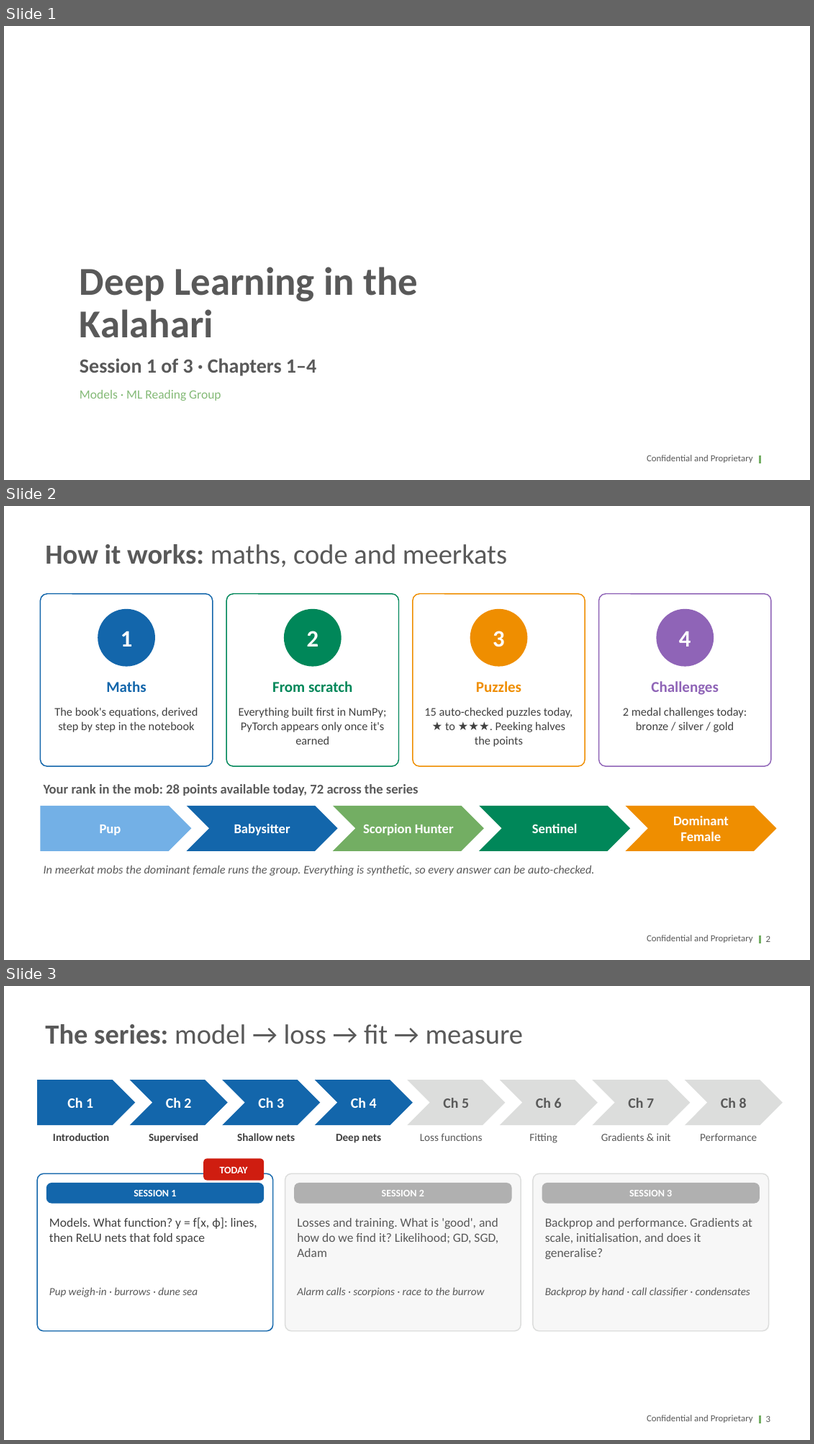
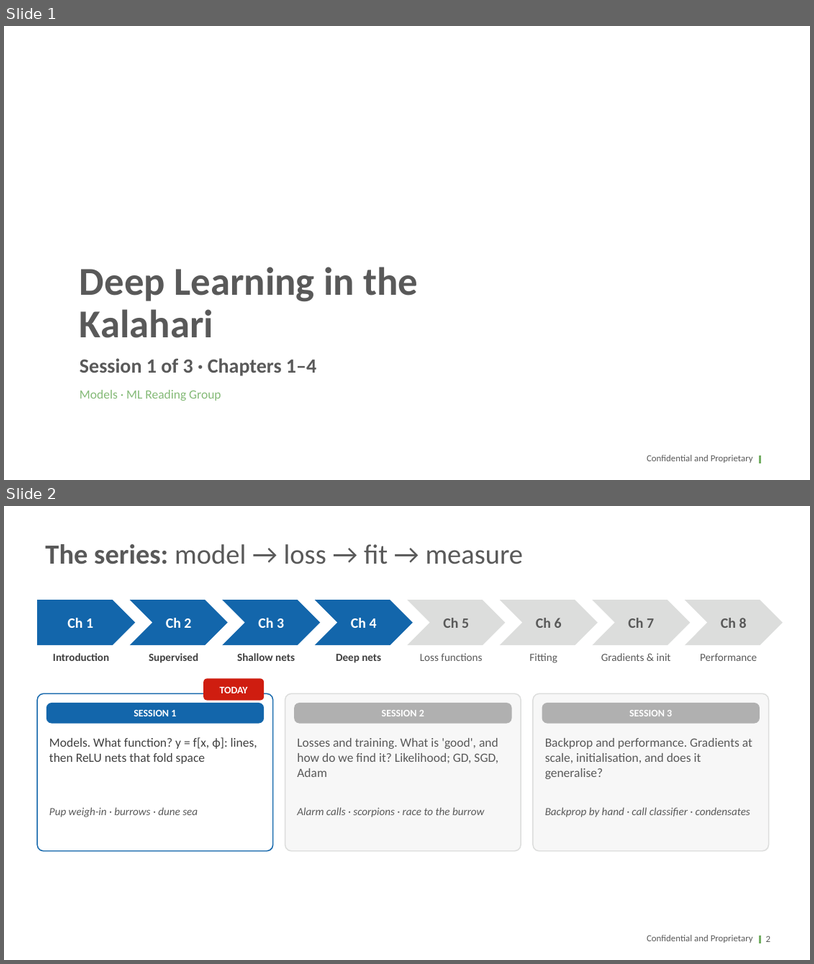
Before and after one commit to transitionbio/udl-ch1-8-tutorial, a slide deck: slides/TBio_UDL_S1_Models_Ch1-4.pptx. Shown one above the other, each under a label of ours: slides 1, 2 and 3 before the commit, slides 1 and 2 after it. The pictures are 814x1444 and 814x964 pixels, drawn with LibreOffice and Linux fonts; fonts in the diff are those of the drawing; background and template pictures are left out. Boxes give left, top, right and bottom in pixels: in the first picture for what was removed or moved away, otherwise in the second. Text is boxed around its words. In the diff, an @@ line names an element or a change of style, - is before the commit and + after.

```diff
--- a/slides/TBio_UDL_S1_Models_Ch1-4.pptx
+++ b/slides/TBio_UDL_S1_Models_Ch1-4.pptx
@@ slide 2 removed at (x1=4, y1=506, x2=810, y2=960), background #FFFFFF; not listed: 3 template elements that a slide beside it also shows @@
@@ title removed at (x1=45, y1=544, x2=507, y2=567) @@
-How it works: maths, code and meerkats
@@ rounded rectangle removed at (x1=40, y1=594, x2=213, y2=766) @@
@@ ellipse removed at (x1=98, y1=609, x2=155, y2=667) @@
-1
@@ rounded rectangle removed at (x1=226, y1=594, x2=399, y2=766) @@
@@ ellipse removed at (x1=284, y1=609, x2=342, y2=667) @@
-2
@@ rounded rectangle removed at (x1=413, y1=594, x2=585, y2=766) @@
@@ ellipse removed at (x1=471, y1=609, x2=528, y2=667) @@
-3
@@ rounded rectangle removed at (x1=599, y1=594, x2=772, y2=766) @@
@@ ellipse removed at (x1=657, y1=609, x2=714, y2=667) @@
-4
@@ text removed at (x1=106, y1=681, x2=146, y2=692) @@
-Maths
@@ text removed at (x1=273, y1=681, x2=352, y2=692) @@
-From scratch
@@ text removed at (x1=476, y1=681, x2=522, y2=692) @@
-Puzzles
@@ text removed at (x1=651, y1=681, x2=718, y2=695) @@
-Challenges
@@ text removed at (x1=54, y1=707, x2=198, y2=732) @@
-The book's equations, derived step by step in the notebook
@@ text removed at (x1=239, y1=707, x2=387, y2=744) @@
-Everything built first in NumPy; PyTorch appears only once it's earned
@@ text removed at (x1=424, y1=707, x2=573, y2=746) @@
-15 auto-checked puzzles today, ★ to ★★★. Peeking halves the points
@@ text removed at (x1=623, y1=707, x2=747, y2=732) @@
-2 medal challenges today: bronze / silver / gold
@@ text removed at (x1=44, y1=784, x2=419, y2=795) @@
-Your rank in the mob: 28 points available today, 72 across the series
@@ pentagon arrow removed at (x1=40, y1=806, x2=191, y2=851) @@
-Pup
@@ chevron removed at (x1=187, y1=806, x2=338, y2=851) @@
-Babysitter
@@ chevron removed at (x1=333, y1=806, x2=484, y2=851) @@
-Scorpion Hunter
@@ chevron removed at (x1=479, y1=806, x2=630, y2=851) @@
-Sentinel
@@ chevron removed at (x1=626, y1=806, x2=777, y2=851) @@
-Dominant Female
@@ text removed at (x1=44, y1=865, x2=595, y2=875) @@
-In meerkat mobs the dominant female runs the group. Everything is synthetic, so every answer can be auto-checked.
@@ page number removed at (x1=766, y1=935, x2=771, y2=942) @@
-2
@@ what was slide 3 is now slide 2 @@
```
Also in this commit, not shown: 1 slide changed, 4 other slides removed, 9 other files.
